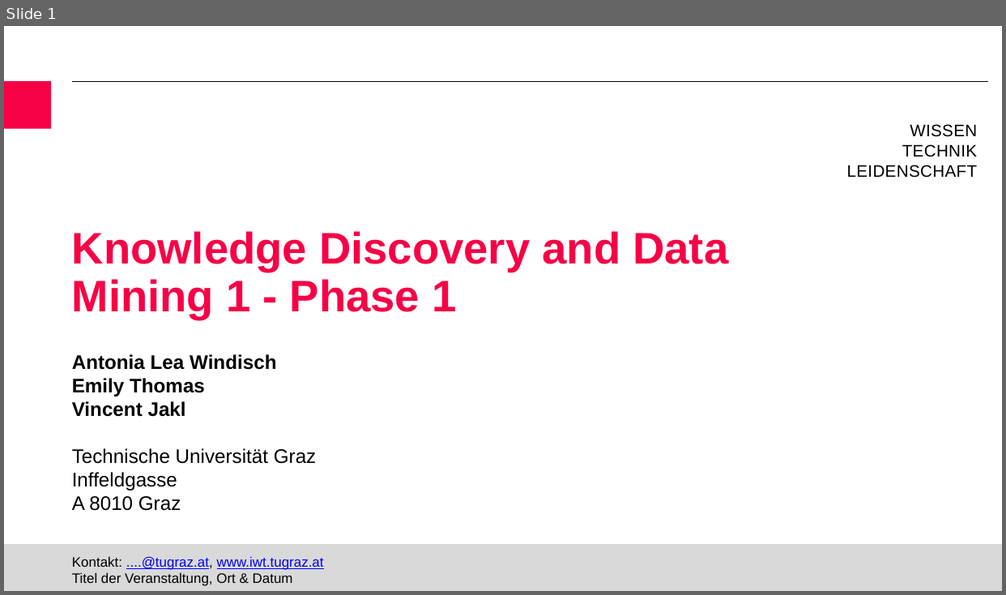
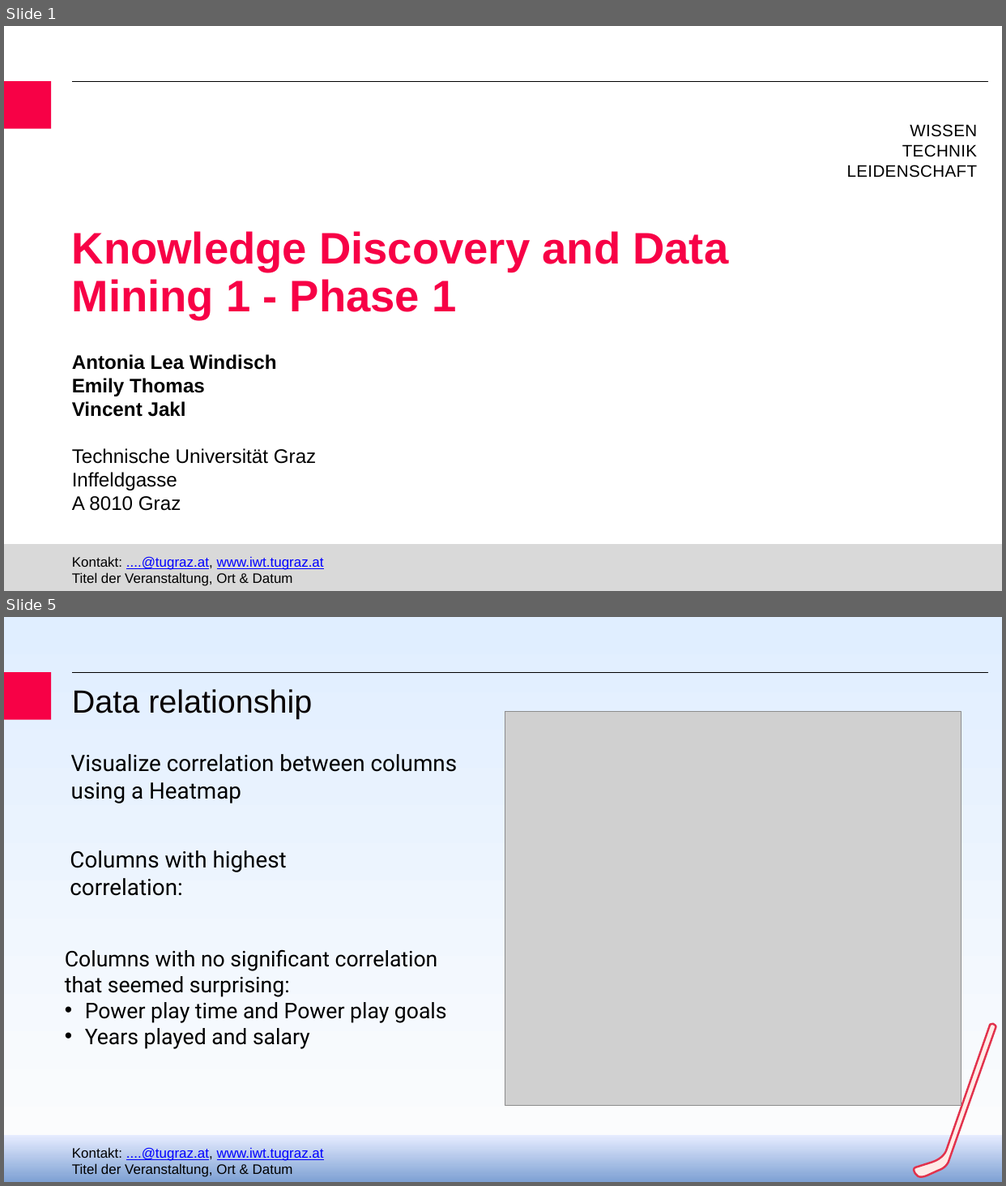
Before and after one commit to jaklvinc/KnowledgeDiscoveryAndDataMining-TUGraz-2026, a slide deck: phase_1/KDDM_phase1_presentation.pptx. Shown one above the other, each under a label of ours: slide 1 before the commit, slides 1 and 5 after it; the slides between them are not shown. The pictures are 1006x595 and 1006x1186 pixels, drawn with LibreOffice and Linux fonts; fonts in the diff are those of the drawing; grey boxes stand for pictures; background and template pictures are left out. Boxes give left, top, right and bottom in pixels: in the first picture for what was removed or moved away, otherwise in the second. Text is boxed around its words. In the diff, an @@ line names an element or a change of style, - is before the commit and + after.

Commit message:
Presentation updated + played around with visualization
dropped the drafted people, looked for monotone relationship, made presentation more bonita

```diff
--- a/phase_1/KDDM_phase1_presentation.pptx
+++ b/phase_1/KDDM_phase1_presentation.pptx
@@ slide 5 added at [4,617,1002,1182], background gradient #FDFDFD to #E0EEFF; not listed: 3 template elements that a slide beside it also shows @@
@@ title added at [72,689,312,719], 32.6 pt, text #080203 @@
+Data relationship
@@ picture added at [505,712,961,1105] @@
@@ text added at [71,754,458,803], 23 pt, text #000000 @@
+Visualize correlation between columns
+using a Heatmap
@@ text added at [70,850,287,896], 23 pt, text #000000 @@
+Columns with highest correlation:
@@ text added at [65,949,447,1049], 22 pt, text #000000 @@
+Columns with no significant correlation
+that seemed surprising:
+• Power play time and Power play goals
+• Years played and salary
@@ freeform shape added at [914,1024,996,1177], fill #FFEBE7, outline #E2324C 2 pt @@
@@ rectangle added at [4,1135,1002,1182], fill gradient #7DA0D3 to #E6ECFF @@
```
Also in this commit, not shown: 1 slide changed, 8 other slides added, 6 slides removed, 1 other file.
